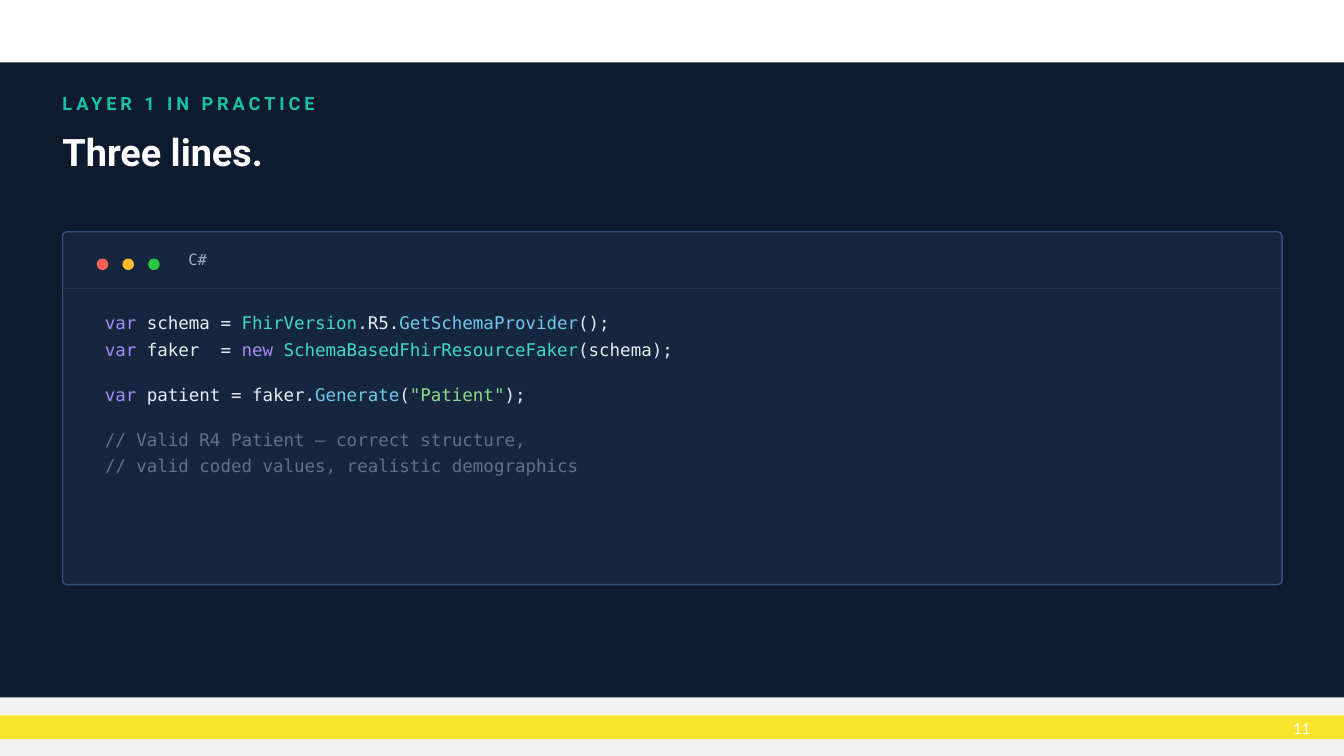
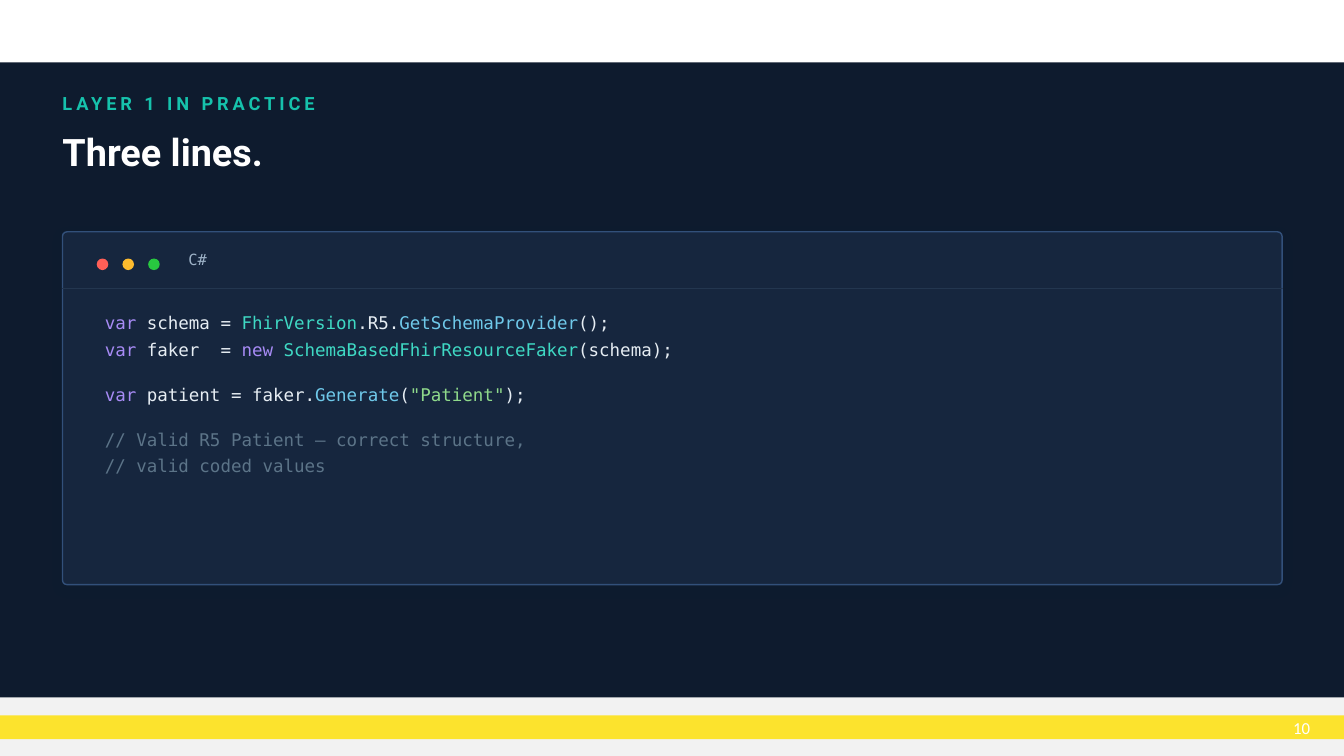
Before and after one commit to brendankowitz/FHIRDevDays2026, a slide deck: slide 11 of talks/talk2-fhir-fakes/DD26_CT_260617_Brendan-Kowitz_FhirFakes-dotNET.pptx (slide 12 before the commit). Drawn at 1344x756 pixels with LibreOffice and Linux fonts; fonts in the diff are those of the drawing; background and template pictures are left out. Boxes give left, top, right and bottom in pixels: in the first picture for what was removed or moved away, otherwise in the second. Text is boxed around its words. In the diff, an @@ line names an element or a change of style, - is before the commit and + after.

```diff
--- a/talks/talk2-fhir-fakes/DD26_CT_260617_Brendan-Kowitz_FhirFakes-dotNET.pptx
+++ b/talks/talk2-fhir-fakes/DD26_CT_260617_Brendan-Kowitz_FhirFakes-dotNET.pptx
@@ text at <box>136,433,525,472</box>: text changed @@
-// Valid R4 Patient — correct structure,
-// valid coded values, realistic demographics
+// Valid R5 Patient — correct structure,
+// valid coded values
@@ page number at <box>1293,723,1310,734</box>: text changed @@
-11
+10
```
Also in this commit, not shown: 4 other slides changed, 2 slides removed, 1 other file.
